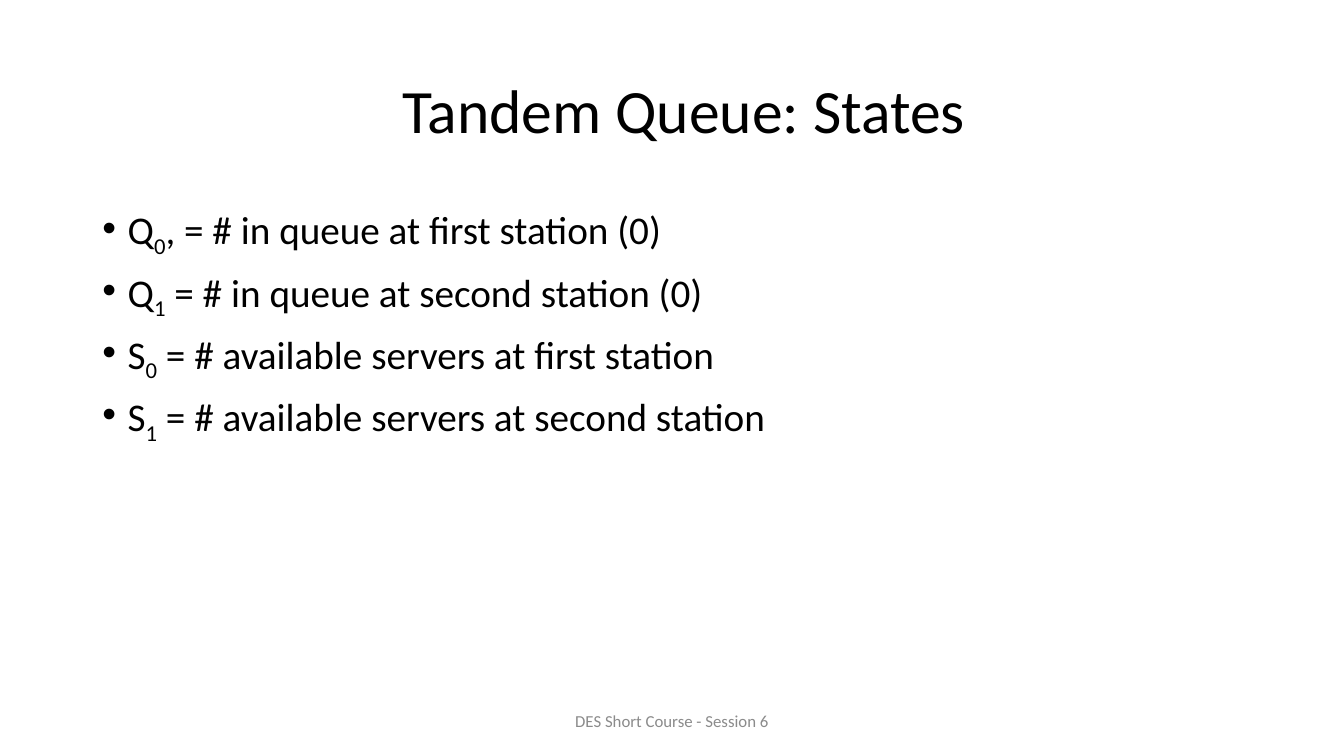
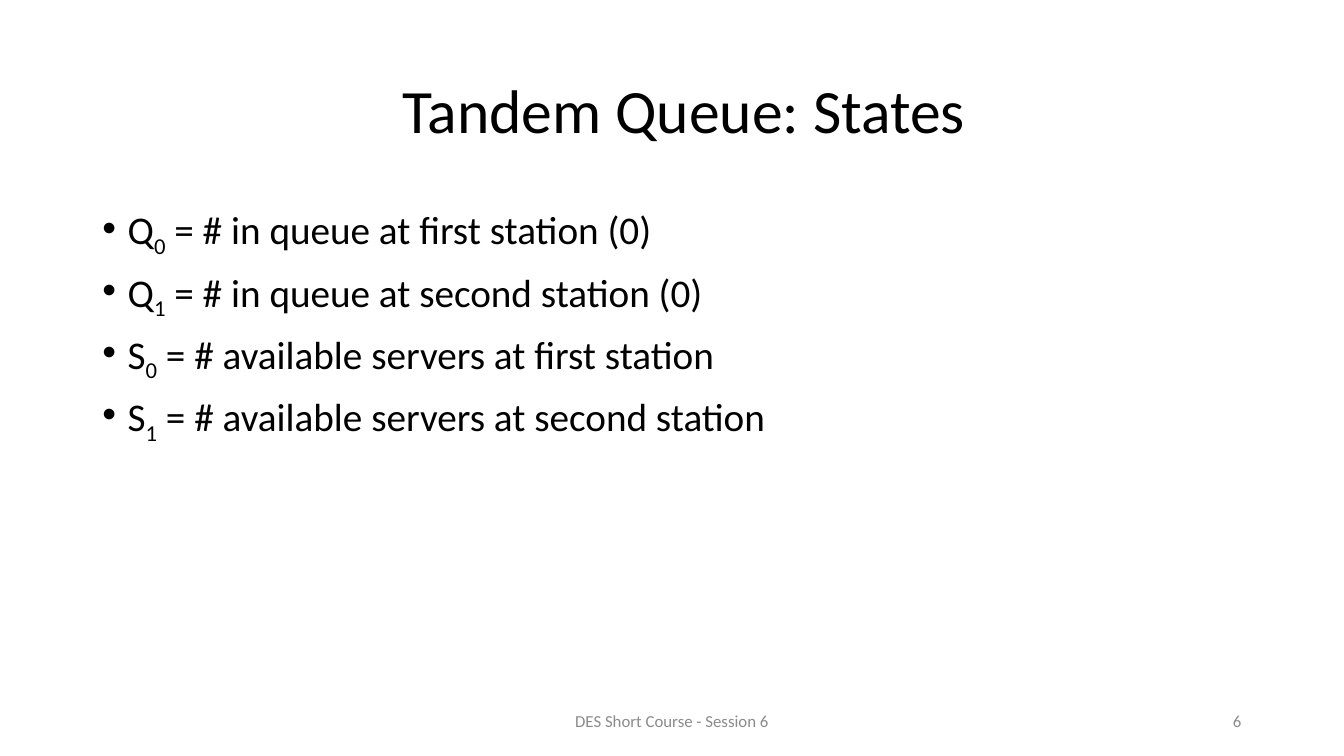
Before and after one commit to ahbuss/DESModeling, a slide deck: slide 6 of Short Course/Slides/Session 6.pptx. Drawn at 1344x756 pixels with LibreOffice and Linux fonts; fonts in the diff are those of the drawing; background and template pictures are left out. Boxes give left, top, right and bottom in pixels: in the first picture for what was removed or moved away, otherwise in the second. Text is boxed around its words. In the diff, an @@ line names an element or a change of style, - is before the commit and + after.

```diff
--- a/Short Course/Slides/Session 6.pptx
+++ b/Short Course/Slides/Session 6.pptx
@@ text at box(231, 215, 652, 251): text changed @@
-• Q0, = # in queue at first station (0)
+• Q0 = # in queue at first station (0)
@@ page number added at box(1233, 716, 1241, 727), 12 pt, text #8C8C8C @@
+6
```
Also in this commit, not shown: 10 other slides changed, 18 other files.
